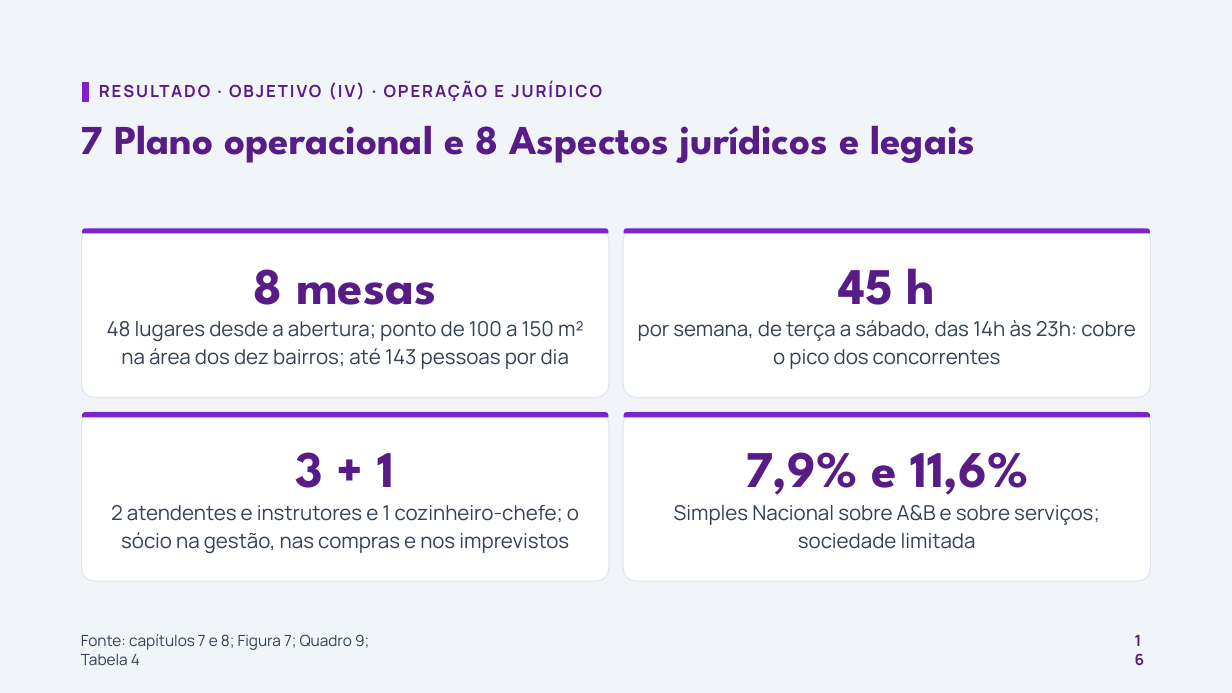
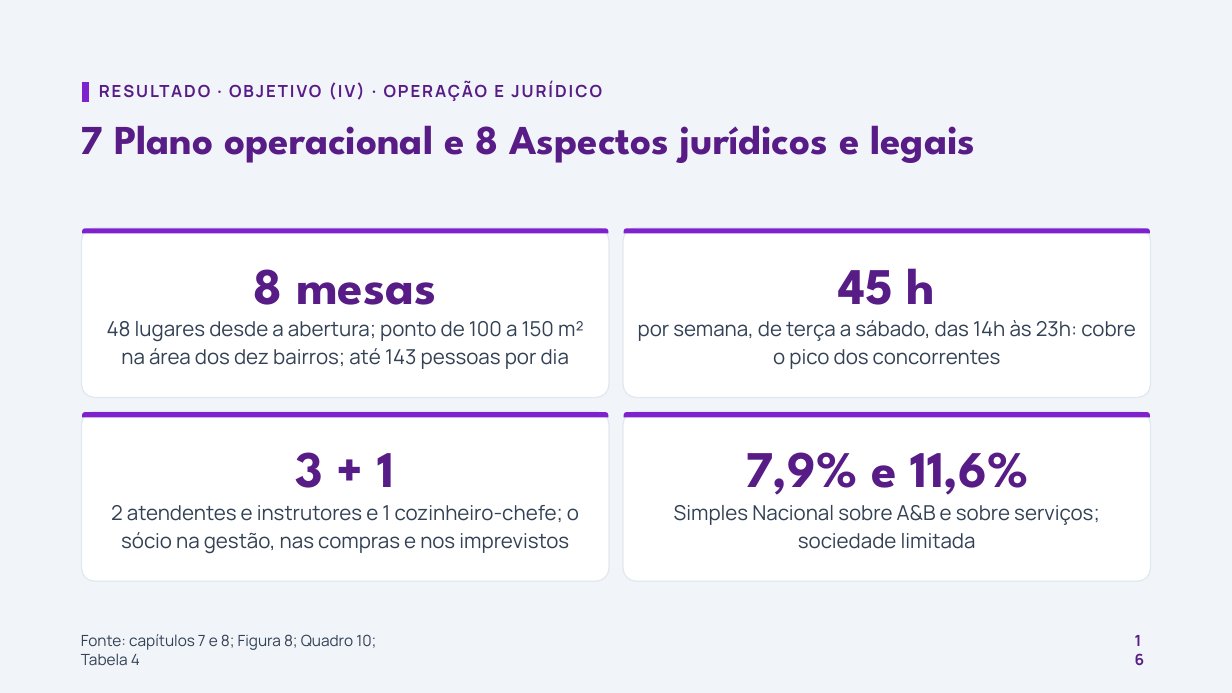
Before and after one commit to eusouopeu/interludio, a slide deck: slide 16 of downloads/slides-vfinal.pptx. Drawn at 1232x693 pixels with LibreOffice and Linux fonts; fonts in the diff are those of the drawing. Boxes give left, top, right and bottom in pixels: in the first picture for what was removed or moved away, otherwise in the second. Text is boxed around its words. In the diff, an @@ line names an element or a change of style, - is before the commit and + after.

```diff
--- a/downloads/slides-vfinal.pptx
+++ b/downloads/slides-vfinal.pptx
@@ text at bbox=[81, 634, 376, 665]: text changed @@
-Fonte: capítulos 7 e 8; Figura 7; Quadro 9; Tabela 4
+Fonte: capítulos 7 e 8; Figura 8; Quadro 10; Tabela 4
```
Also in this commit, not shown: 3 other slides changed, 2 other files.
